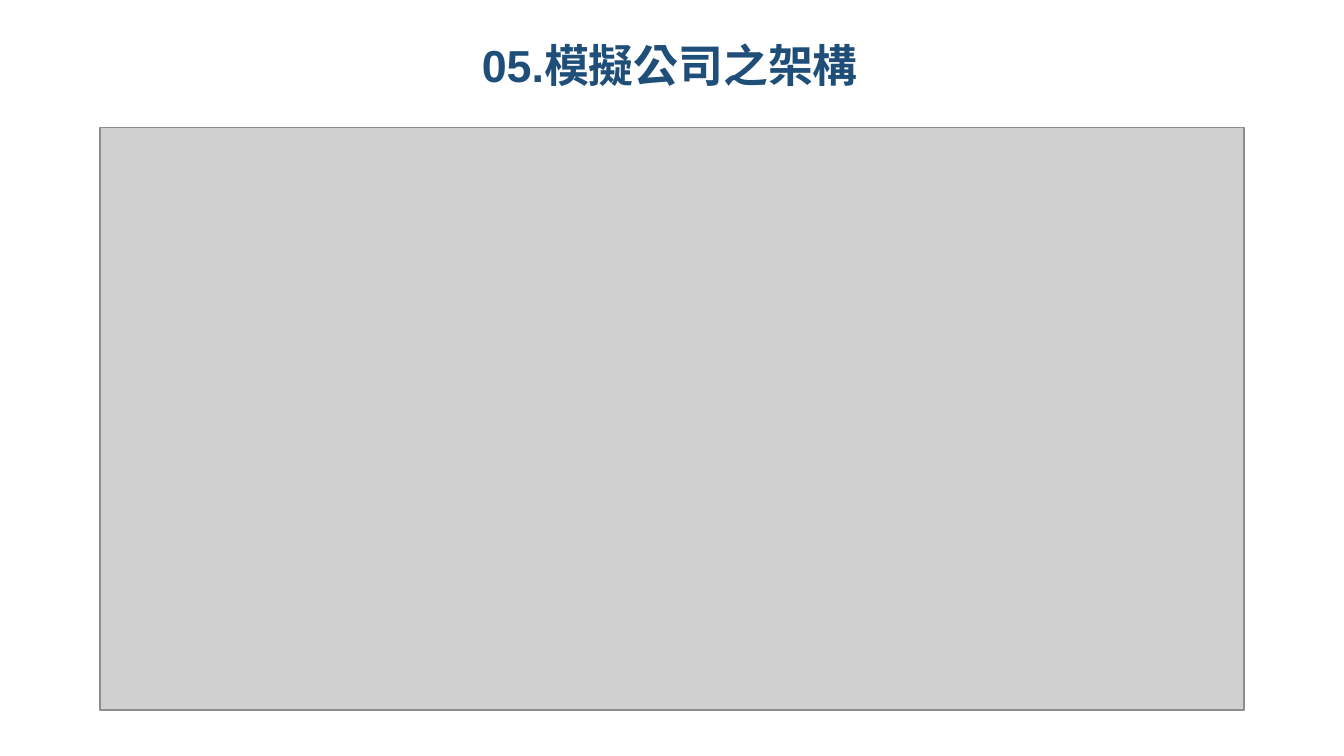
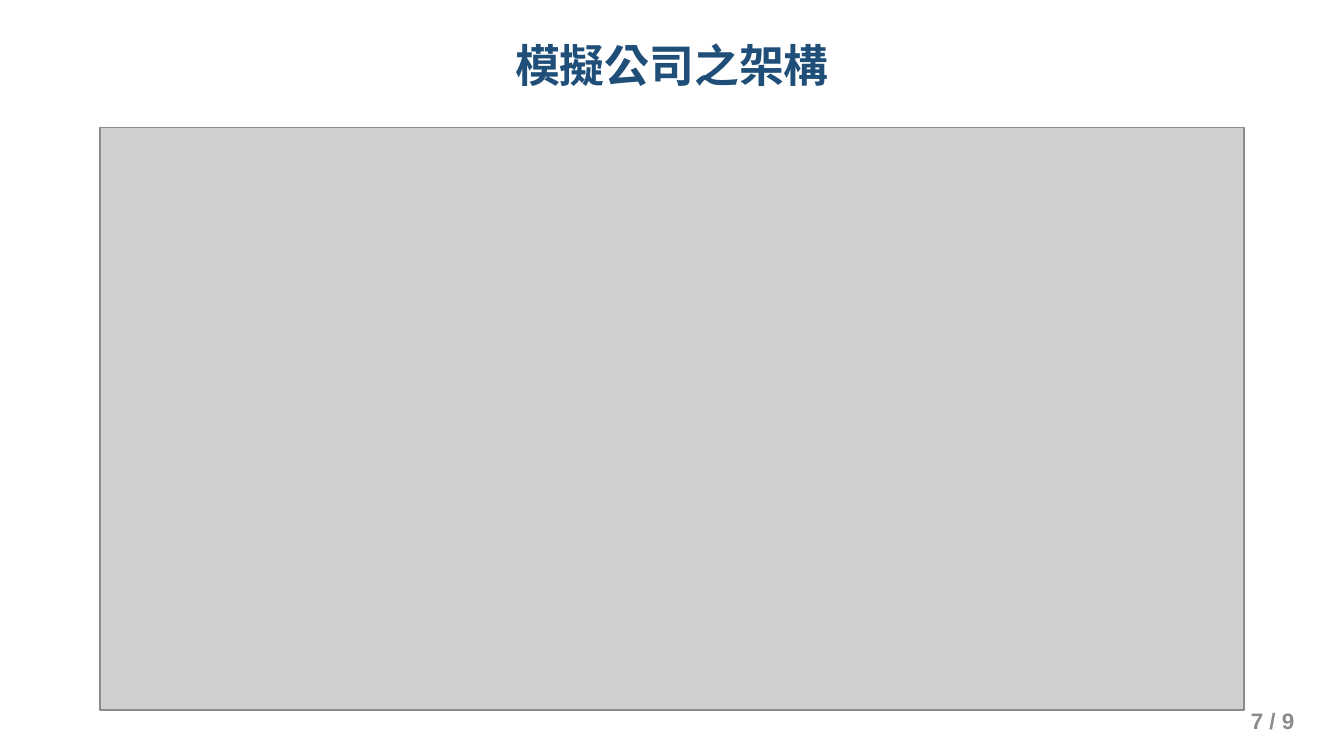
Before and after one commit to III-MSIT123-Group5/RoryRoryCC, a slide deck: slide 8 of 第一組(20191225).pptx (slide 7 before the commit). Drawn at 1344x756 pixels with LibreOffice and Linux fonts; fonts in the diff are those of the drawing; grey boxes stand for pictures; background and template pictures are left out. Boxes give left, top, right and bottom in pixels: in the first picture for what was removed or moved away, otherwise in the second. Text is boxed around its words. In the diff, an @@ line names an element or a change of style, - is before the commit and + after.

```diff
--- a/第一組(20191225).pptx
+++ b/第一組(20191225).pptx
@@ text at (515,43,829,86): text changed @@
-05.模擬公司之架構
+模擬公司之架構
@@ page number added at (1251,713,1294,729), 12 pt, text #8C8C8C, bold @@
+7 / 9
```
Also in this commit, not shown: 6 other slides changed, 2 slides added.
